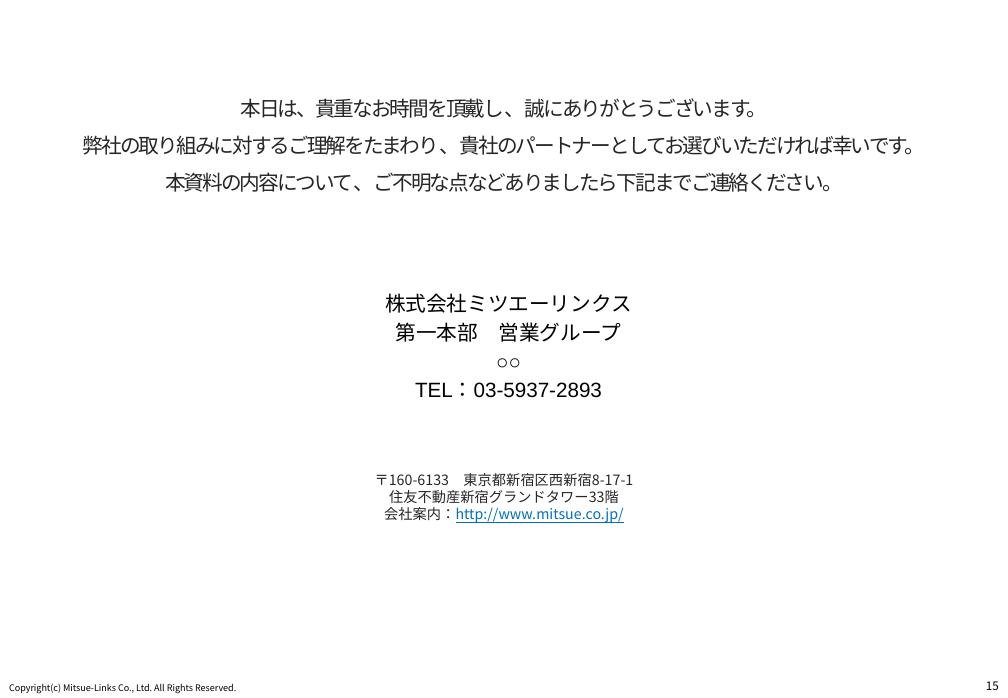
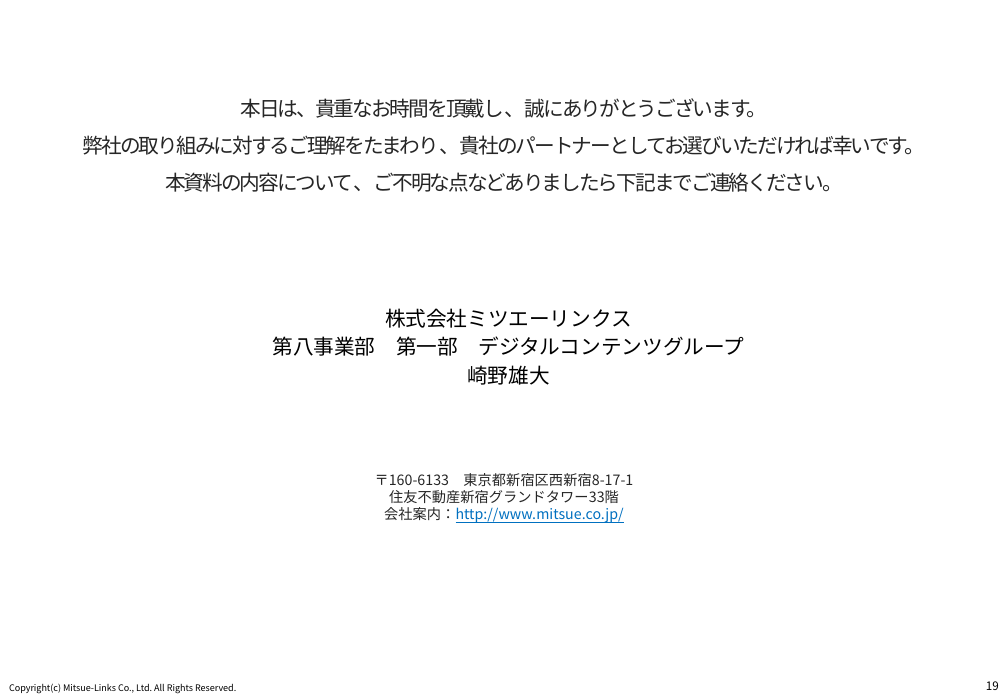
Before and after one commit to sakitama14/TheOdinProject, a slide deck: slide 20 of 調査報告書.pptx (slide 16 before the commit). Drawn at 1008x698 pixels with LibreOffice and Linux fonts; fonts in the diff are those of the drawing; background and template pictures are left out. Boxes give left, top, right and bottom in pixels: in the first picture for what was removed or moved away, otherwise in the second. Text is boxed around its words. In the diff, an @@ line names an element or a change of style, - is before the commit and + after.

```diff
--- a/調査報告書.pptx
+++ b/調査報告書.pptx
@@ text at (272, 336, 744, 385): text changed @@
-第一本部 営業グループ
-○○
-TEL：03-5937-2893
+第八事業部 第一部 デジタルコンテンツグループ
+崎野雄大
@@ page number at (986, 681, 999, 690): text changed @@
-15
+19
```
Also in this commit, not shown: 13 other slides changed, 6 slides added, 2 slides removed, 1 other file.
